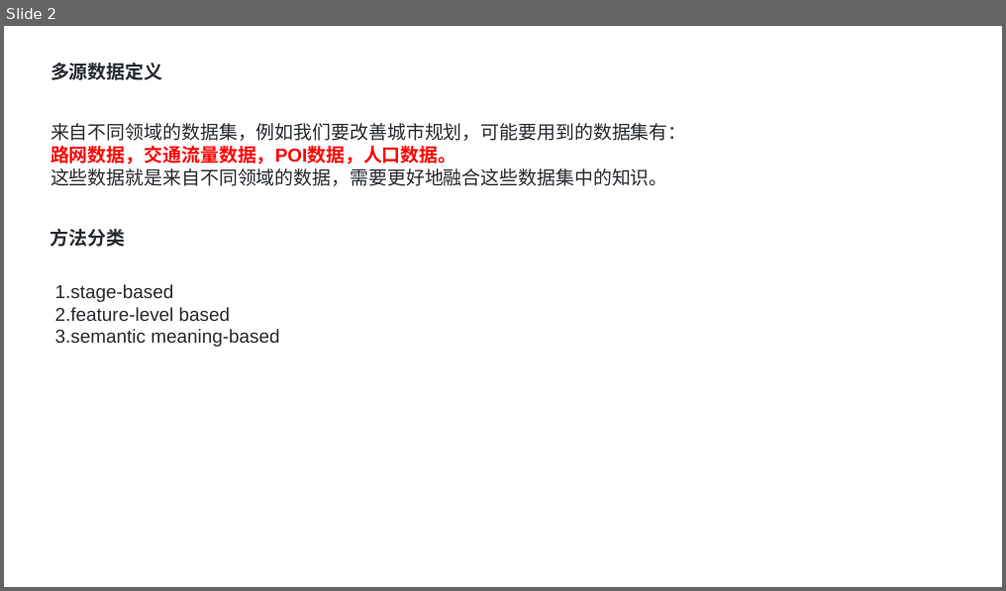
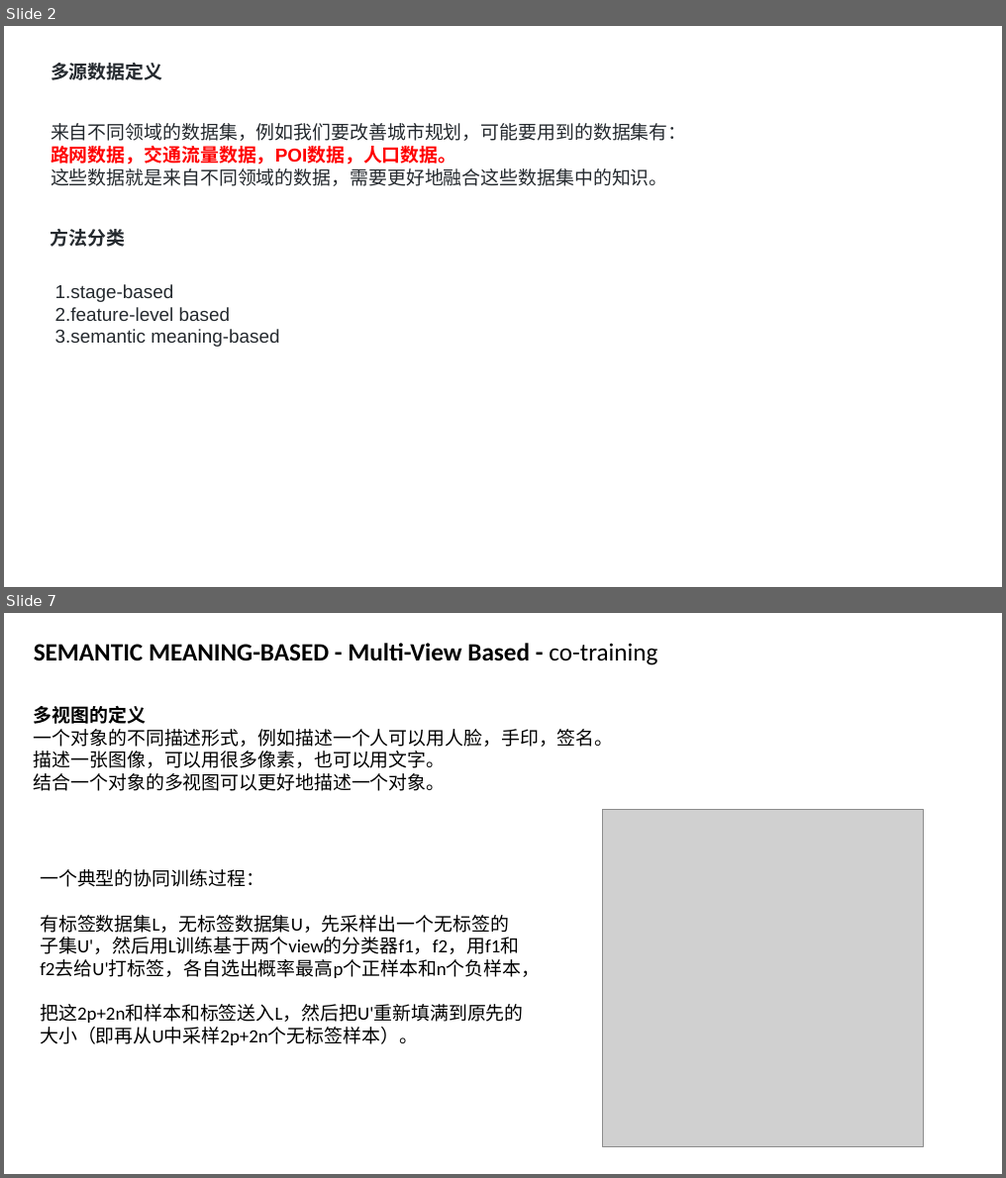
Before and after one commit to zhengsai168/zhengsai-awesome, a slide deck: paper-note/Urban-Computing/多源数据融合-综述.pptx. Shown one above the other, each under a label of ours: slide 2 before the commit, slides 2 and 7 after it; the slides between them are not shown. The pictures are 1006x591 and 1006x1178 pixels, drawn with LibreOffice and Linux fonts; fonts in the diff are those of the drawing; grey boxes stand for pictures. Boxes give left, top, right and bottom in pixels: in the first picture for what was removed or moved away, otherwise in the second. Text is boxed around its words. In the diff, an @@ line names an element or a change of style, - is before the commit and + after.

```diff
--- a/paper-note/Urban-Computing/多源数据融合-综述.pptx
+++ b/paper-note/Urban-Computing/多源数据融合-综述.pptx
@@ slide 7 added at (4, 613, 1002, 1174), background #FFFFFF @@
@@ text added at (34, 643, 657, 665), 24 pt, text #000000, bold @@
+SEMANTIC MEANING-BASED - Multi-View Based - co-training
@@ text added at (34, 706, 614, 791), 18 pt, text #000000 @@
+多视图的定义
+一个对象的不同描述形式，例如描述一个人可以用人脸，手印，签名。
+描述一张图像，可以用很多像素，也可以用文字。
+结合一个对象的多视图可以更好地描述一个对象。
@@ picture added at (603, 809, 924, 1147) @@
@@ text added at (40, 869, 540, 1046), 18 pt, text #000000 @@
+一个典型的协同训练过程：
+有标签数据集L，无标签数据集U，先采样出一个无标签的子集U'，然后用L训练基于两个view的分类器f1，f2，用f1和f2去给U'打标签，各自选出概率最高p个正样本和n个负样本，
+把这2p+2n和样本和标签送入L，然后把U'重新填满到原先的大小（即再从U中采样2p+2n个无标签样本）。
```
Also in this commit, not shown: 1 slide changed, 10 other slides added, 11 slides removed, 1 other file.
